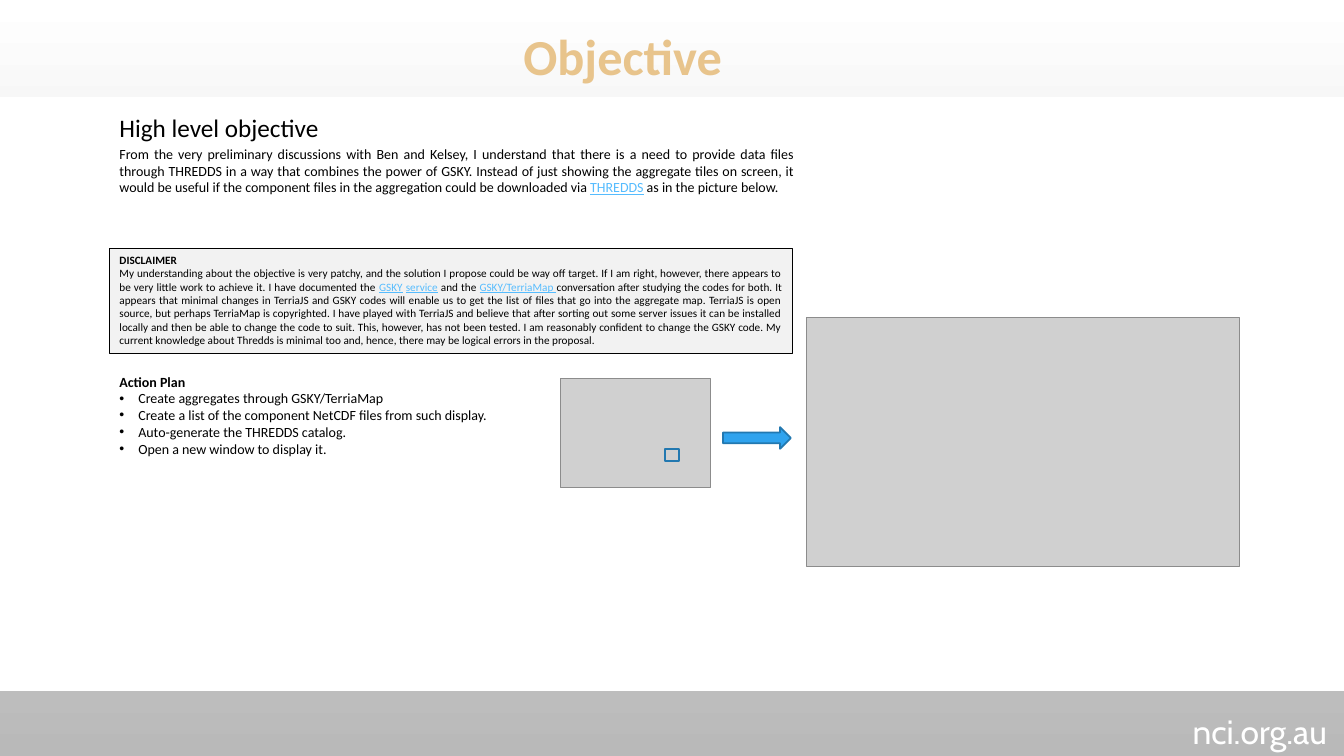
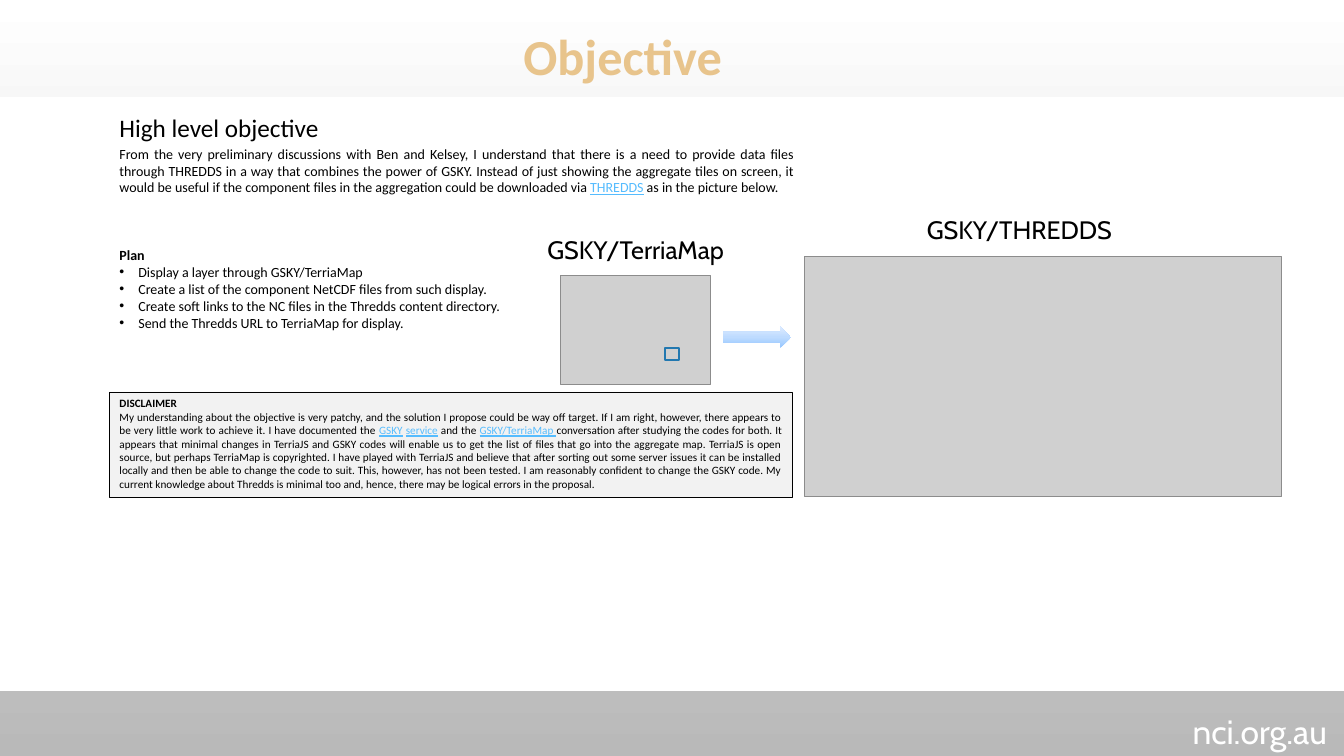
Before and after one commit to nci/gsky, a slide deck: slide 3 of Documents/ows/GSKY-Thredds_Integration.pptx. Drawn at 1344x756 pixels with LibreOffice and Linux fonts; fonts in the diff are those of the drawing; grey boxes stand for pictures; background and template pictures are left out. Boxes give left, top, right and bottom in pixels: in the first picture for what was removed or moved away, otherwise in the second. Text is boxed around its words. In the diff, an @@ line names an element or a change of style, - is before the commit and + after.

Commit message:
Terria with GSKY Documentation

```diff
--- a/Documents/ows/GSKY-Thredds_Integration.pptx
+++ b/Documents/ows/GSKY-Thredds_Integration.pptx
@@ text added at (927,221,1112,241), 18 pt, text #000000 @@
+GSKY/THREDDS
@@ text "Plan": place and size @@
-text "Plan" at (119,377,487,457)
+text "Plan" at (119,250,500,331)
@@ text at (119,250,363,280): text changed @@
-Action Plan
-• Create aggregates through GSKY/TerriaMap
+Plan
+• Display a layer through GSKY/TerriaMap
@@ text added at (547,241,724,265), 18 pt, text #000000 @@
+GSKY/TerriaMap
@@ picture: place and size @@
-picture at (807,318,1239,566)
+picture at (805,256,1281,497)
@@ picture: place and size @@
-picture at (561,379,711,488)
+picture at (561,275,711,384)
@@ text at (138,301,500,331): text changed @@
-• Auto-generate the THREDDS catalog.
-• Open a new window to display it.
+• Create soft links to the NC files in the Thredds content directory.
+• Send the Thredds URL to TerriaMap for display.
@@ right arrow: place and size @@
-right arrow at (723,427,790,450)
+right arrow at (723,327,790,349)
@@ right arrow at (723,327,790,349): fill #2FA3EE to gradient #97C8FF to #BFDBFF to #E0EDFF; outline #2379B0 1.25 pt to none @@
@@ rectangle: place and size @@
-rectangle at (665,449,680,461)
+rectangle at (665,348,680,360)
@@ rectangle "DISCLAIMER": place and size @@
-rectangle "DISCLAIMER" at (110,248,792,353)
+rectangle "DISCLAIMER" at (110,392,792,497)
```
Also in this commit, not shown: 5 other slides changed, 2 slides added.
